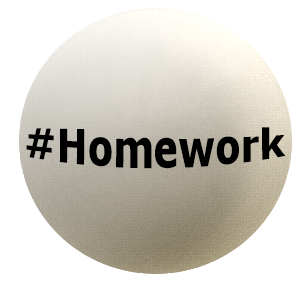
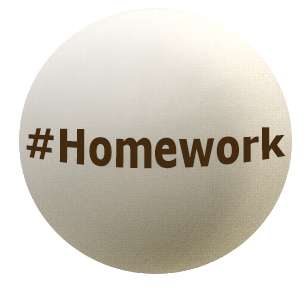
Layers edited between the first and the second w=306, h=290 image:
painted on "#Homework" over (26, 127, 286, 169)
